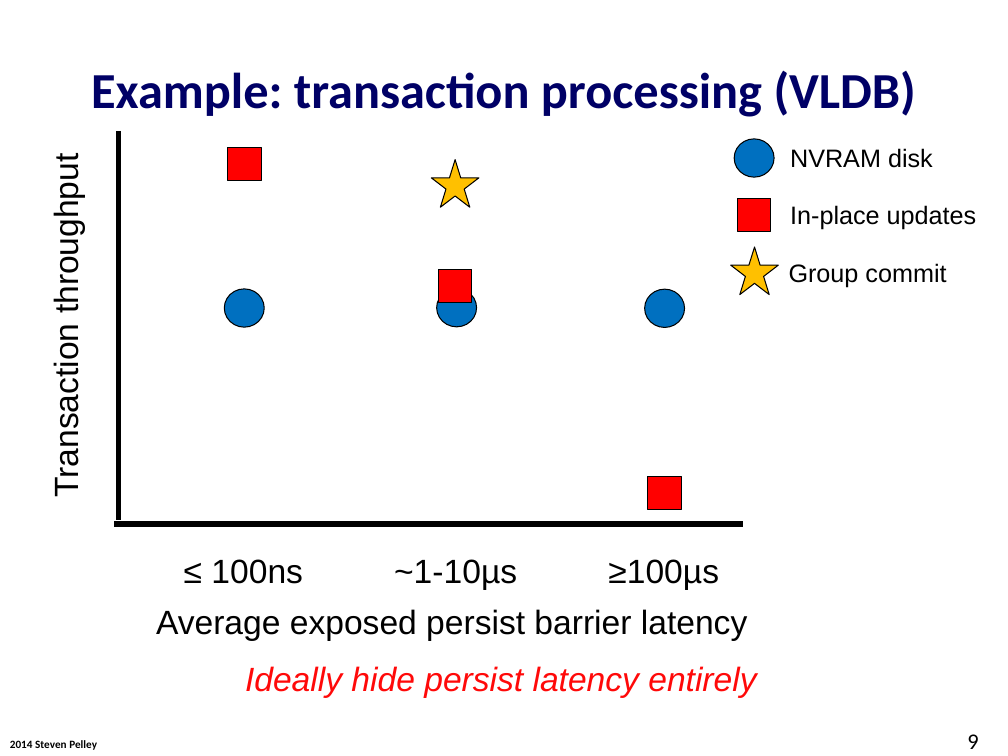
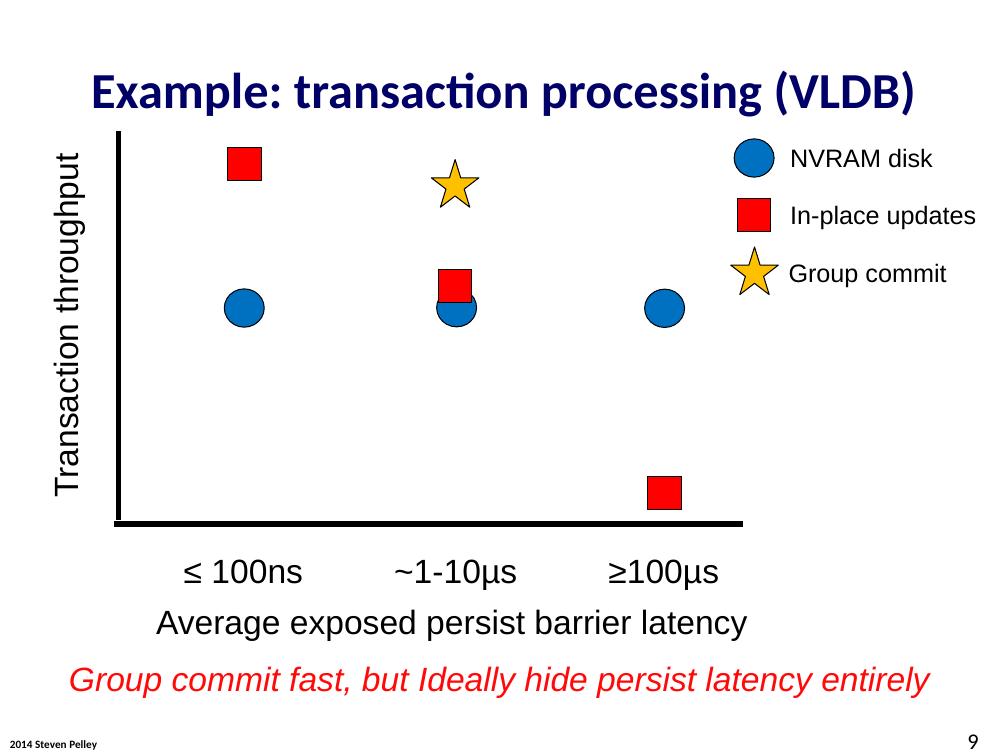
Before and after one commit to Abulila/dissertation, a slide deck: slide 9 of proposal/defense.pptx. Drawn at 1008x756 pixels with LibreOffice and Linux fonts; fonts in the diff are those of the drawing; background and template pictures are left out. Boxes give left, top, right and bottom in pixels: in the first picture for what was removed or moved away, otherwise in the second. Text is boxed around its words. In the diff, an @@ line names an element or a change of style, - is before the commit and + after.

```diff
--- a/proposal/defense.pptx
+++ b/proposal/defense.pptx
@@ text at (x1=69, y1=666, x2=929, y2=698): text changed @@
-Ideally hide persist latency entirely
+Group commit fast, but Ideally hide persist latency entirely
```
Also in this commit, not shown: 24 other slides changed, 1 slide removed.
